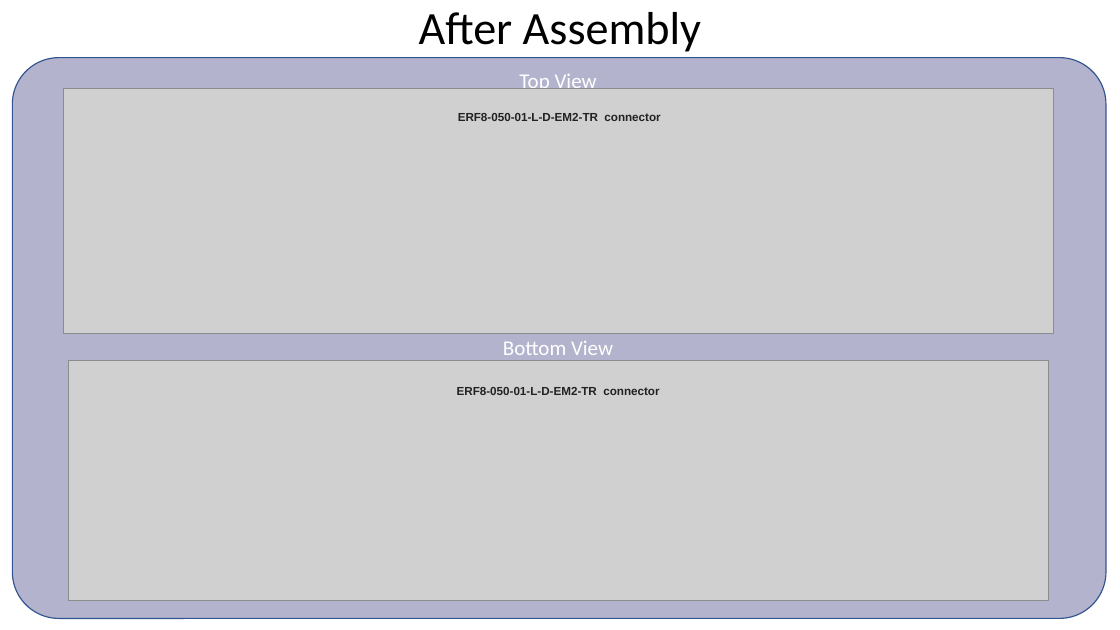
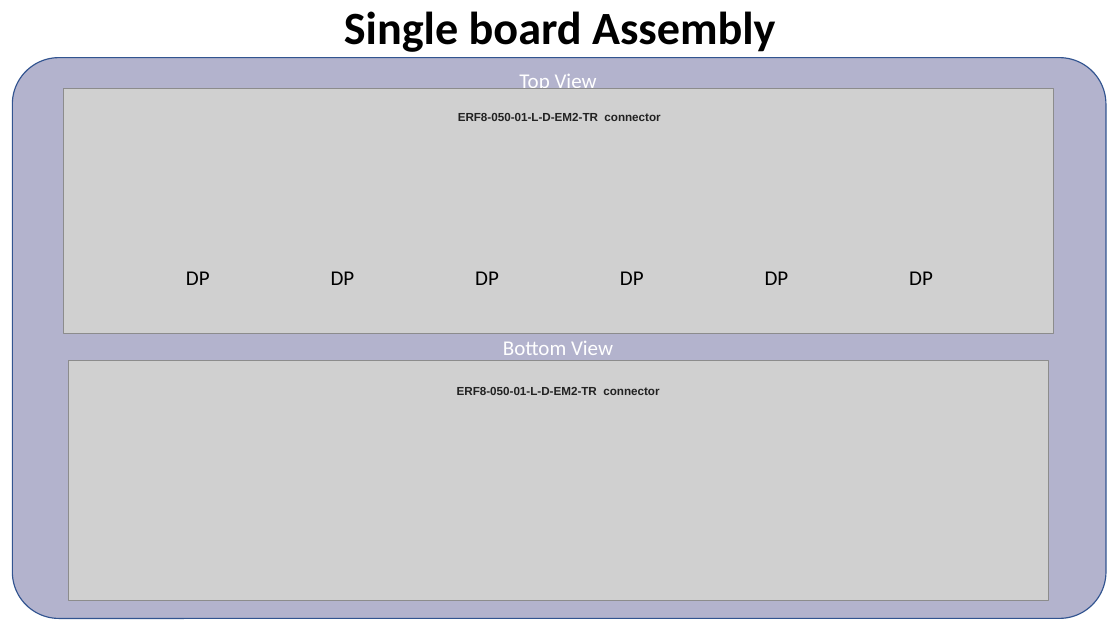
Before and after one commit to zazachubin/RD53B_Quad_6DP_to_ERF8_Data_Adapter, a slide deck: slide 2 of Docs/Production Guide.pptx. Drawn at 1120x630 pixels with LibreOffice and Linux fonts; fonts in the diff are those of the drawing; grey boxes stand for pictures. Boxes give left, top, right and bottom in pixels: in the first picture for what was removed or moved away, otherwise in the second. Text is boxed around its words. In the diff, an @@ line names an element or a change of style, - is before the commit and + after.

Commit message:
add Panel board production gerber files

```diff
--- a/Docs/Production Guide.pptx
+++ b/Docs/Production Guide.pptx
@@ title at (x1=344, y1=11, x2=775, y2=52): text changed; bold on @@
-After Assembly
+Single board Assembly
@@ text added at (x1=186, y1=271, x2=210, y2=285), 18 pt, text #000000 @@
+DP
@@ text added at (x1=331, y1=271, x2=355, y2=285), 18 pt, text #000000 @@
+DP
@@ text added at (x1=475, y1=271, x2=499, y2=285), 18 pt, text #000000 @@
+DP
@@ text added at (x1=620, y1=271, x2=644, y2=285), 18 pt, text #000000 @@
+DP
@@ text added at (x1=765, y1=271, x2=789, y2=285), 18 pt, text #000000 @@
+DP
@@ text added at (x1=909, y1=271, x2=933, y2=285), 18 pt, text #000000 @@
+DP
```
Also in this commit, not shown: 2 other slides changed, 2 slides added, 28 other files.
